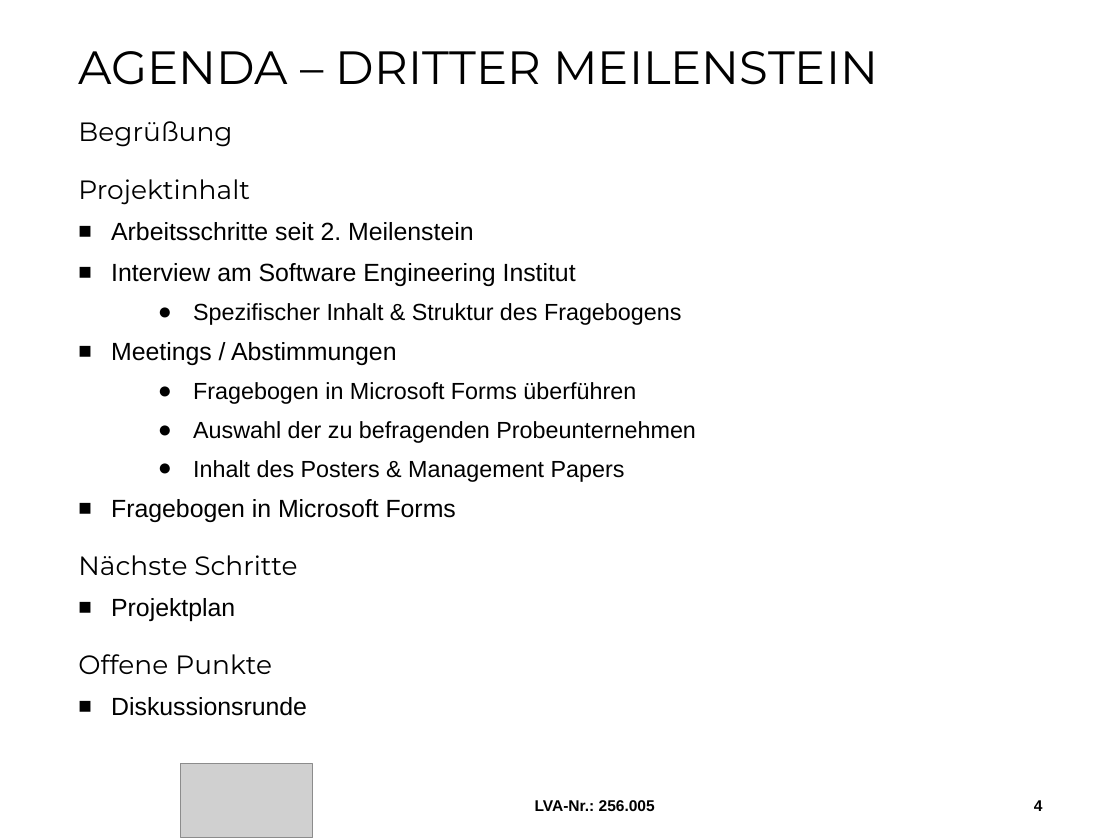
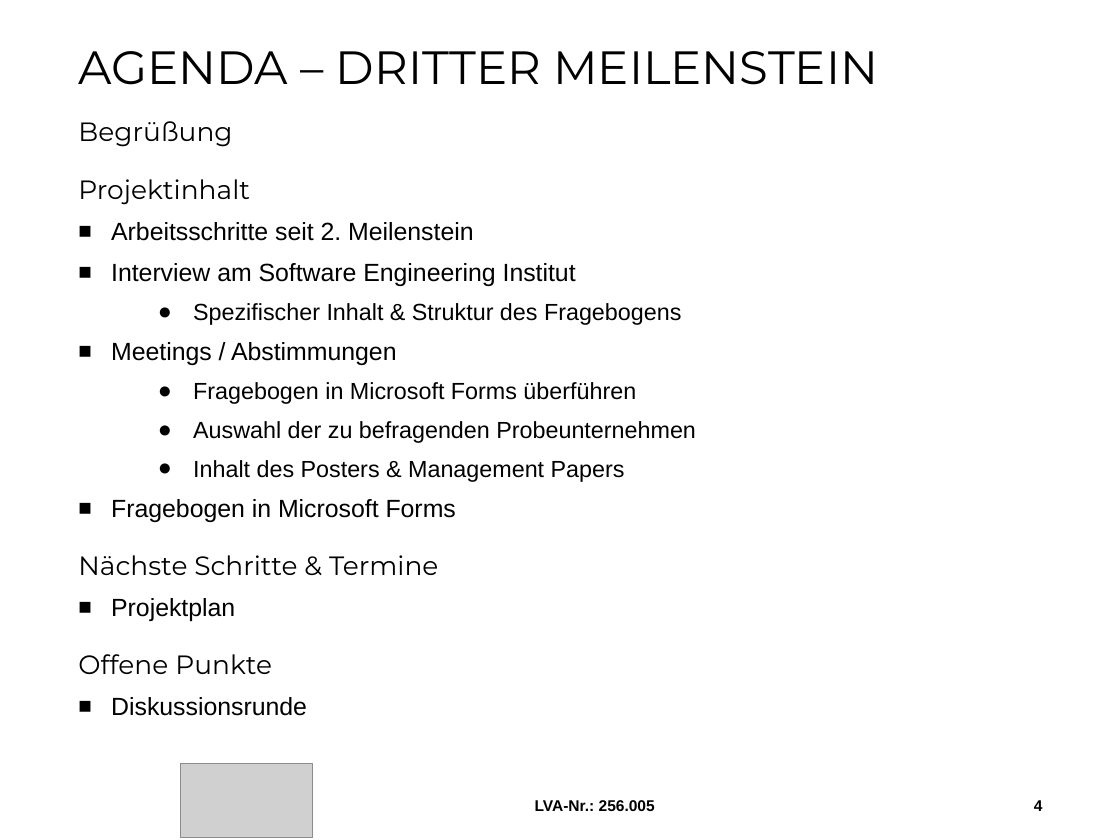
Before and after one commit to MilosTomic123/PS_InfoEng, a slide deck: slide 4 of 3 Meilenstein.pptx. Drawn at 1120x840 pixels with LibreOffice and Linux fonts; fonts in the diff are those of the drawing; grey boxes stand for pictures; background and template pictures are left out. Boxes give left, top, right and bottom in pixels: in the first picture for what was removed or moved away, otherwise in the second. Text is boxed around its words. In the diff, an @@ line names an element or a change of style, - is before the commit and + after.

Commit message:
3 Meilenstein

```diff
--- a/3 Meilenstein.pptx
+++ b/3 Meilenstein.pptx
@@ text at box(78, 555, 438, 575): text changed @@
-Nächste Schritte
+Nächste Schritte & Termine
```
Also in this commit, not shown: 3 other slides changed, 2 other files.
